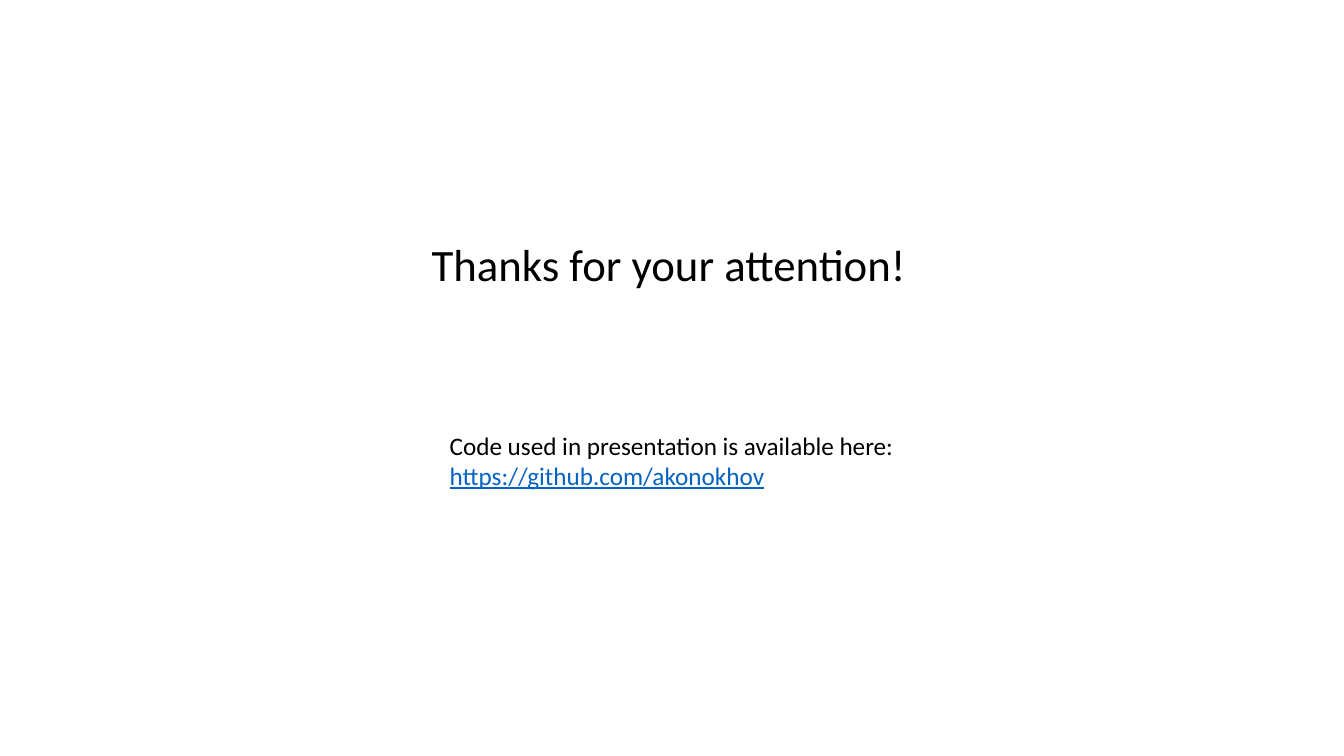
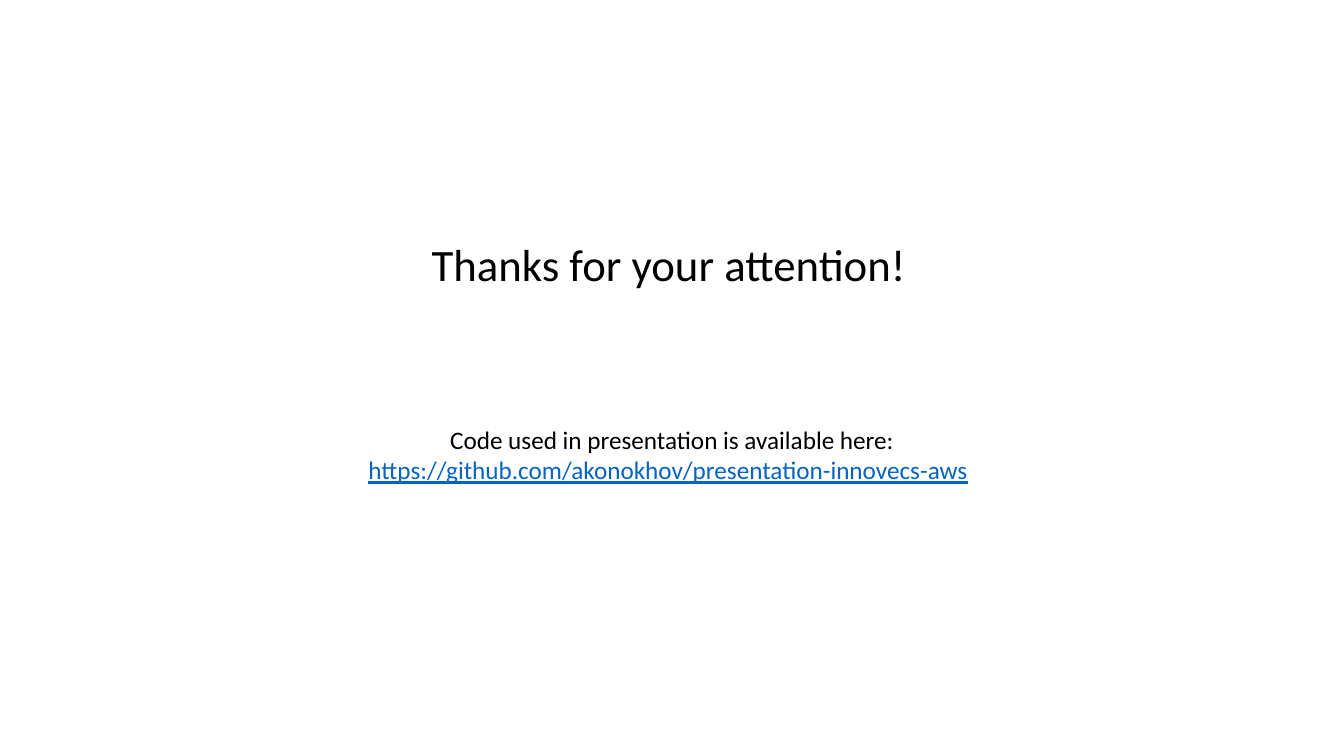
Before and after one commit to ADSapozhnikov/presentation-innovecs-aws, a slide deck: slide 8 of innovecs devops.pptx. Drawn at 1344x756 pixels with LibreOffice and Linux fonts; fonts in the diff are those of the drawing. Boxes give left, top, right and bottom in pixels: in the first picture for what was removed or moved away, otherwise in the second. Text is boxed around its words. In the diff, an @@ line names an element or a change of style, - is before the commit and + after.

Commit message:
Updated presentation

```diff
--- a/innovecs devops.pptx
+++ b/innovecs devops.pptx
@@ text "Code used in presentation is ...": place and size @@
-text "Code used in presentation is ..." at (450, 437, 893, 490)
+text "Code used in presentation is ..." at (368, 431, 967, 484)
@@ text at (450, 431, 893, 453): alignment left to centre @@
@@ text at (368, 461, 967, 484): text changed @@
-https://github.com/akonokhov
+https://github.com/akonokhov/presentation-innovecs-aws
```
